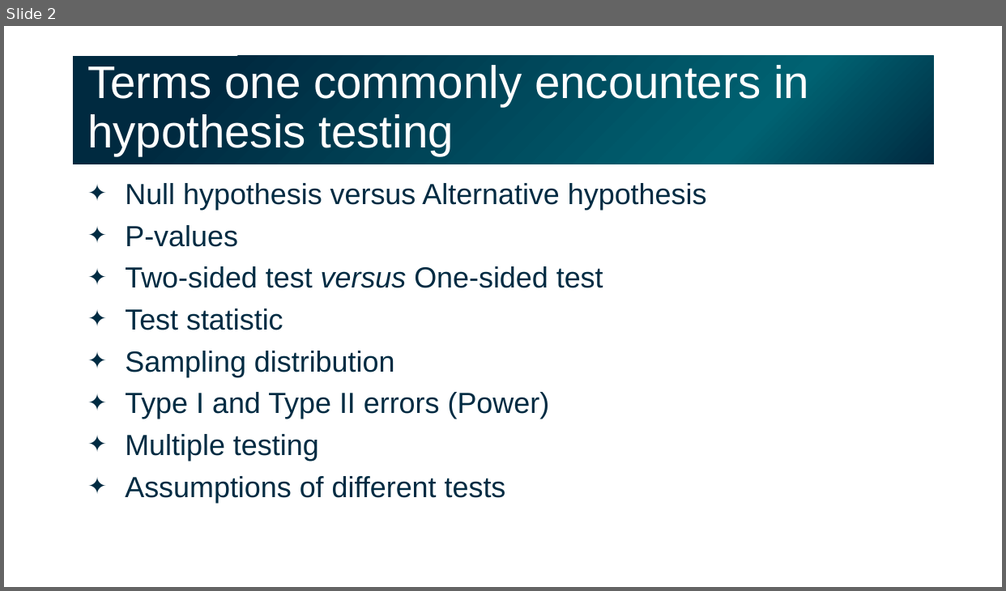
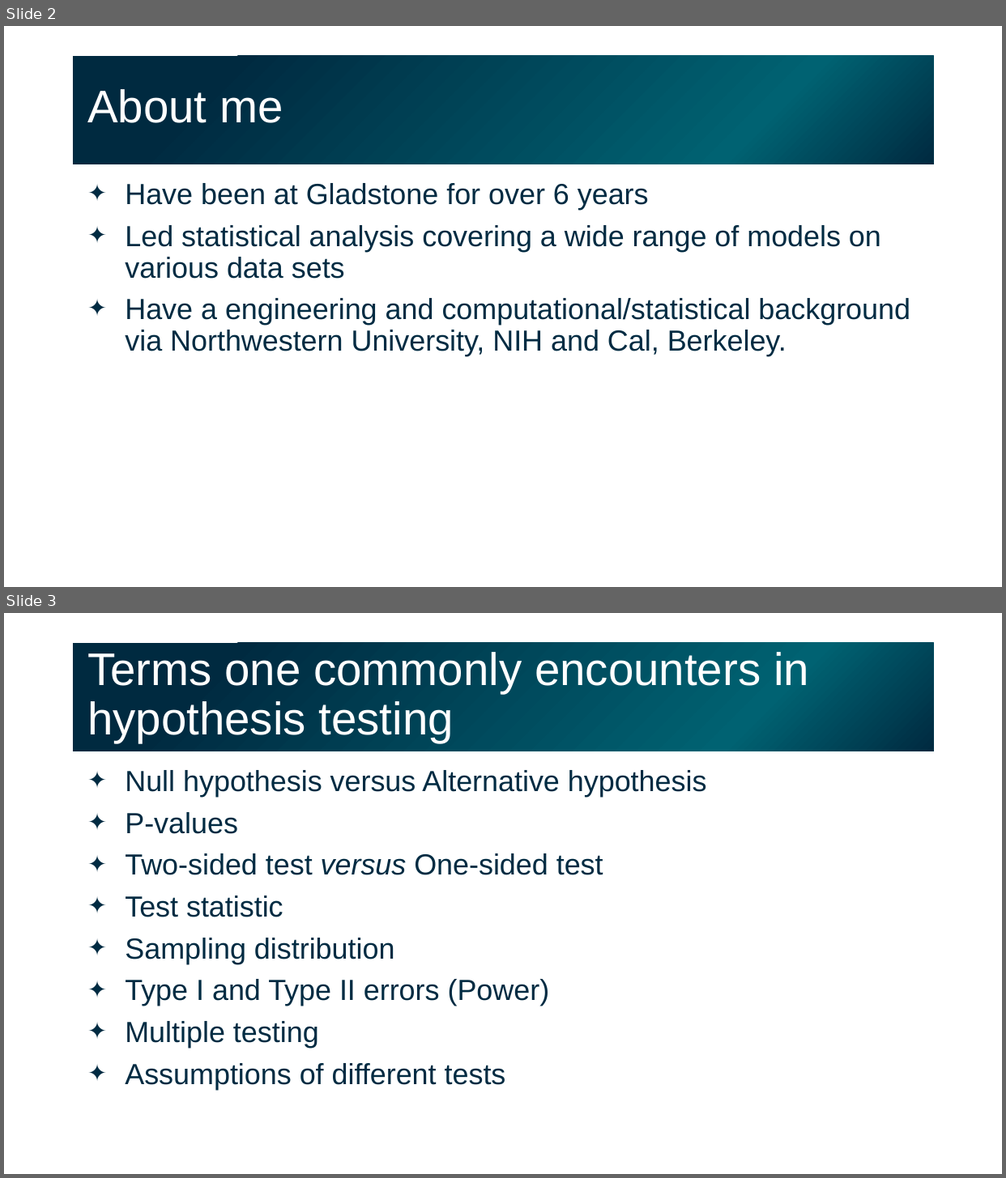
Before and after one commit to gladstone-institutes/Bioinformatics-Workshops, a slide deck: hypothesis-testing/HypothesisTesting.pptx. Shown one above the other, each under a label of ours: slide 2 before the commit, slides 2 and 3 after it. The pictures are 1006x591 and 1006x1178 pixels, drawn with LibreOffice and Linux fonts; fonts in the diff are those of the drawing. Boxes give left, top, right and bottom in pixels: in the first picture for what was removed or moved away, otherwise in the second. Text is boxed around its words. In the diff, an @@ line names an element or a change of style, - is before the commit and + after.

```diff
--- a/hypothesis-testing/HypothesisTesting.pptx
+++ b/hypothesis-testing/HypothesisTesting.pptx
@@ slide 2 added at [4,26,1002,587], background #FFFFFF @@
@@ title added at [73,56,934,165], fill gradient #002A40 to #006272, 44 pt, text #FFFFFF @@
+About me
@@ text added at [125,183,910,356], 28 pt, text #002B42 @@
+✦ Have been at Gladstone for over 6 years
+✦ Led statistical analysis covering a wide range of models on various data sets
+✦ Have a engineering and computational/statistical background via Northwestern University, NIH and Cal, Berkeley.
@@ what was slide 2 is now slide 3 @@
```
Also in this commit, not shown: 1 slide changed.
